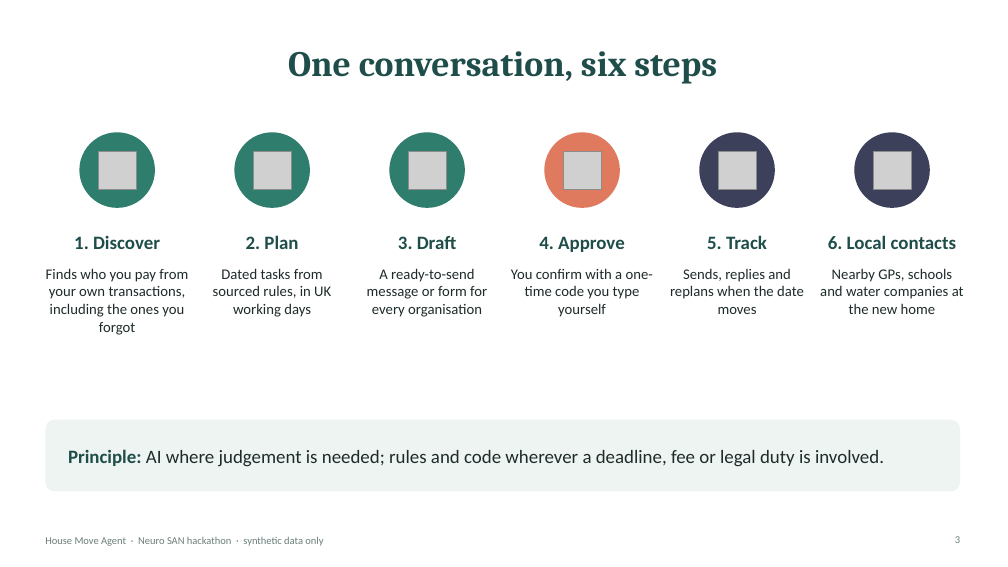
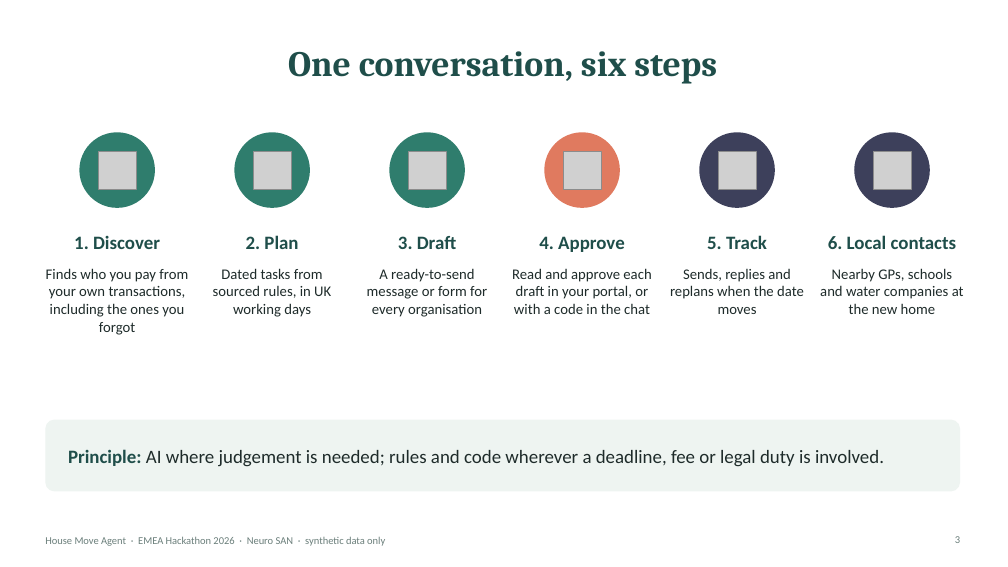
Before and after one commit to varadarajp/neuro-san-house-move, a slide deck: slide 3 of House_Move_Agent.pptx. Drawn at 1008x567 pixels with LibreOffice and Linux fonts; fonts in the diff are those of the drawing; grey boxes stand for pictures. Boxes give left, top, right and bottom in pixels: in the first picture for what was removed or moved away, otherwise in the second. Text is boxed around its words. In the diff, an @@ line names an element or a change of style, - is before the commit and + after.

```diff
--- a/House_Move_Agent.pptx
+++ b/House_Move_Agent.pptx
@@ text at [512, 268, 651, 314]: text changed @@
-You confirm with a one-time code you type yourself
+Read and approve each draft in your portal, or with a code in the chat
@@ text at [45, 537, 385, 546]: text changed @@
-House Move Agent · Neuro SAN hackathon · synthetic data only
+House Move Agent · EMEA Hackathon 2026 · Neuro SAN · synthetic data only
```
Also in this commit, not shown: 15 other slides changed, 1 slide added, 9 other files.
